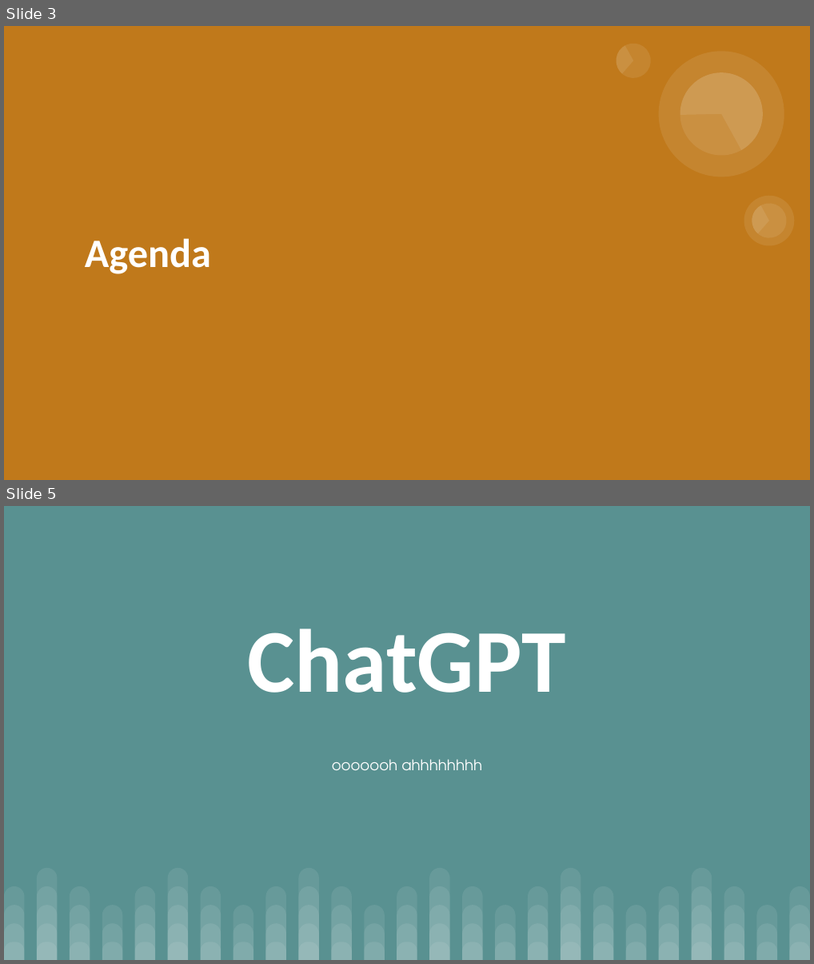
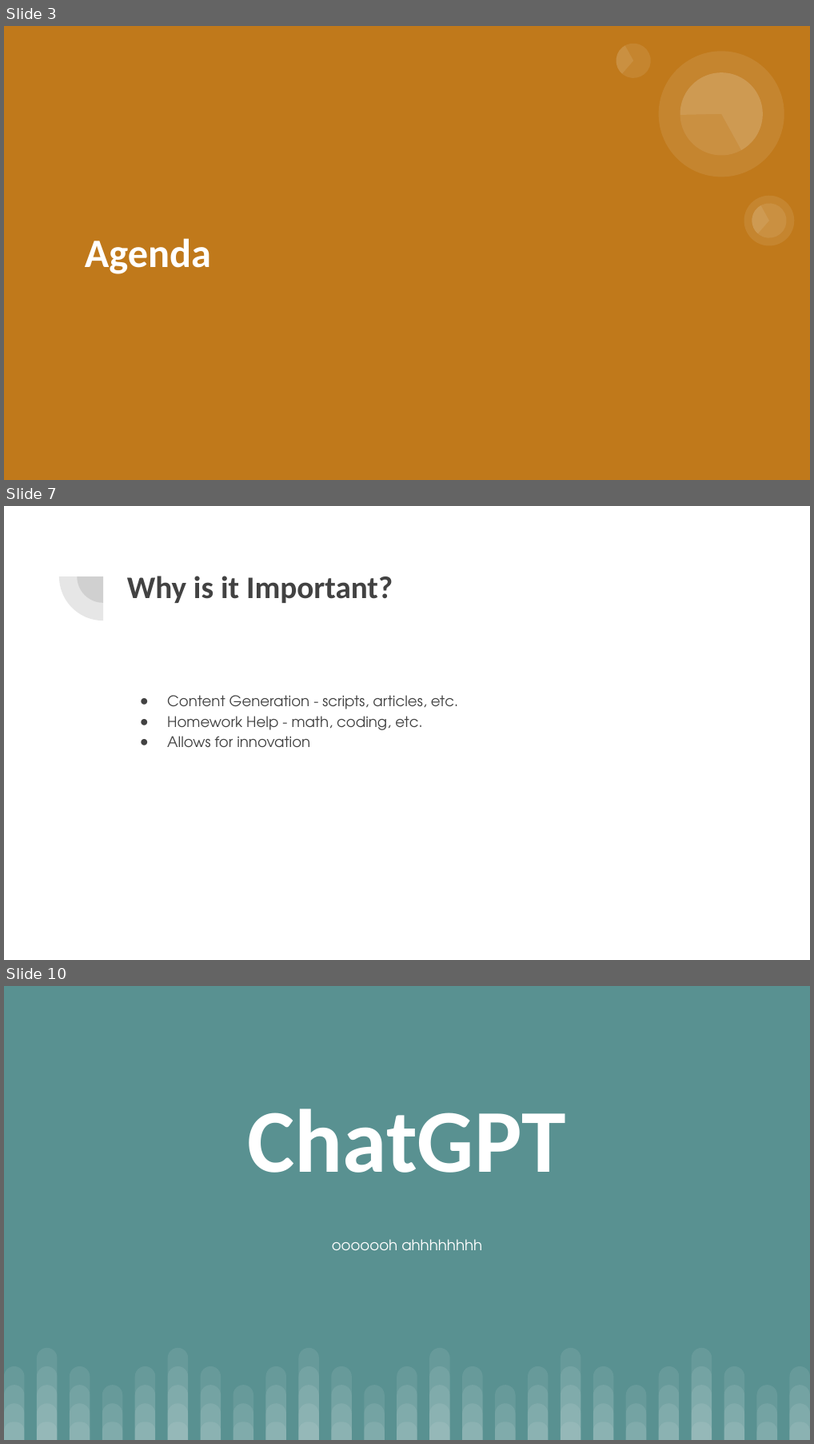
Before and after one commit to aacayanan/chatbot-workshop-mesacs, a slide deck: AI Chatbot Workshop.pptx. Shown one above the other, each under a label of ours: slides 3 and 5 before the commit, slides 3, 7 and 10 after it; the slides between them are not shown. The pictures are 814x964 and 814x1444 pixels, drawn with LibreOffice and Linux fonts; fonts in the diff are those of the drawing. Boxes give left, top, right and bottom in pixels: in the first picture for what was removed or moved away, otherwise in the second. Text is boxed around its words. In the diff, an @@ line names an element or a change of style, - is before the commit and + after.

```diff
--- a/AI Chatbot Workshop.pptx
+++ b/AI Chatbot Workshop.pptx
@@ slide 7 added at (4,506,810,960), background #FFFFFF @@
@@ pie slice (boxed as its full ellipse) added at (59,532,146,620), fill #424242 at 13% opacity @@
@@ pie slice (boxed as its full ellipse) added at (78,550,130,603), fill #424242 at 13% opacity @@
@@ title added at (127,576,393,603), 28 pt, text #424242, bold @@
+Why is it Important?
@@ text added at (167,695,458,747), 13 pt, text #424242 @@
+● Content Generation - scripts, articles, etc.
+● Homework Help - math, coding, etc.
+● Allows for innovation
@@ what was slide 5 is now slide 10 @@
```
Also in this commit, not shown: 3 slides changed, 7 other slides added, 3 slides removed.
